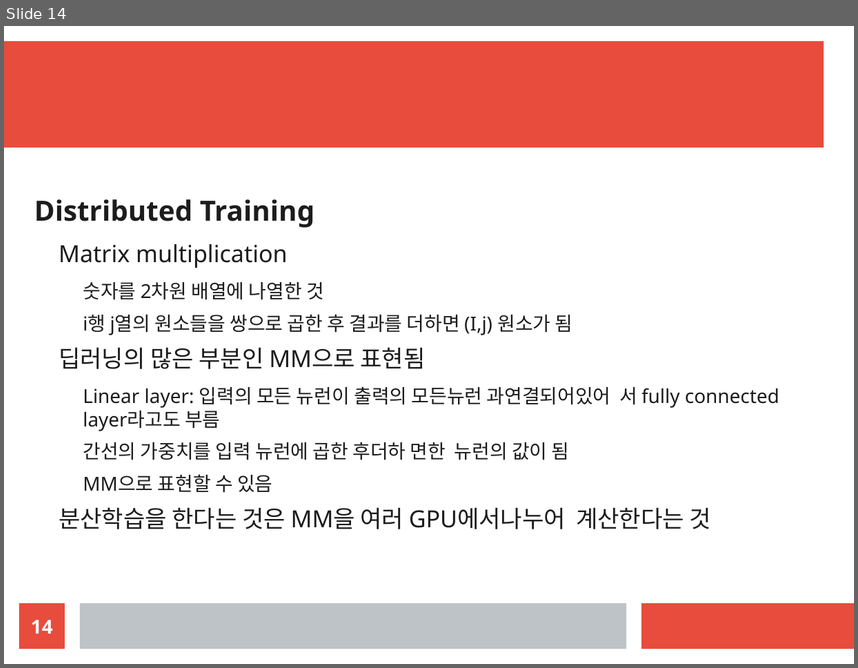
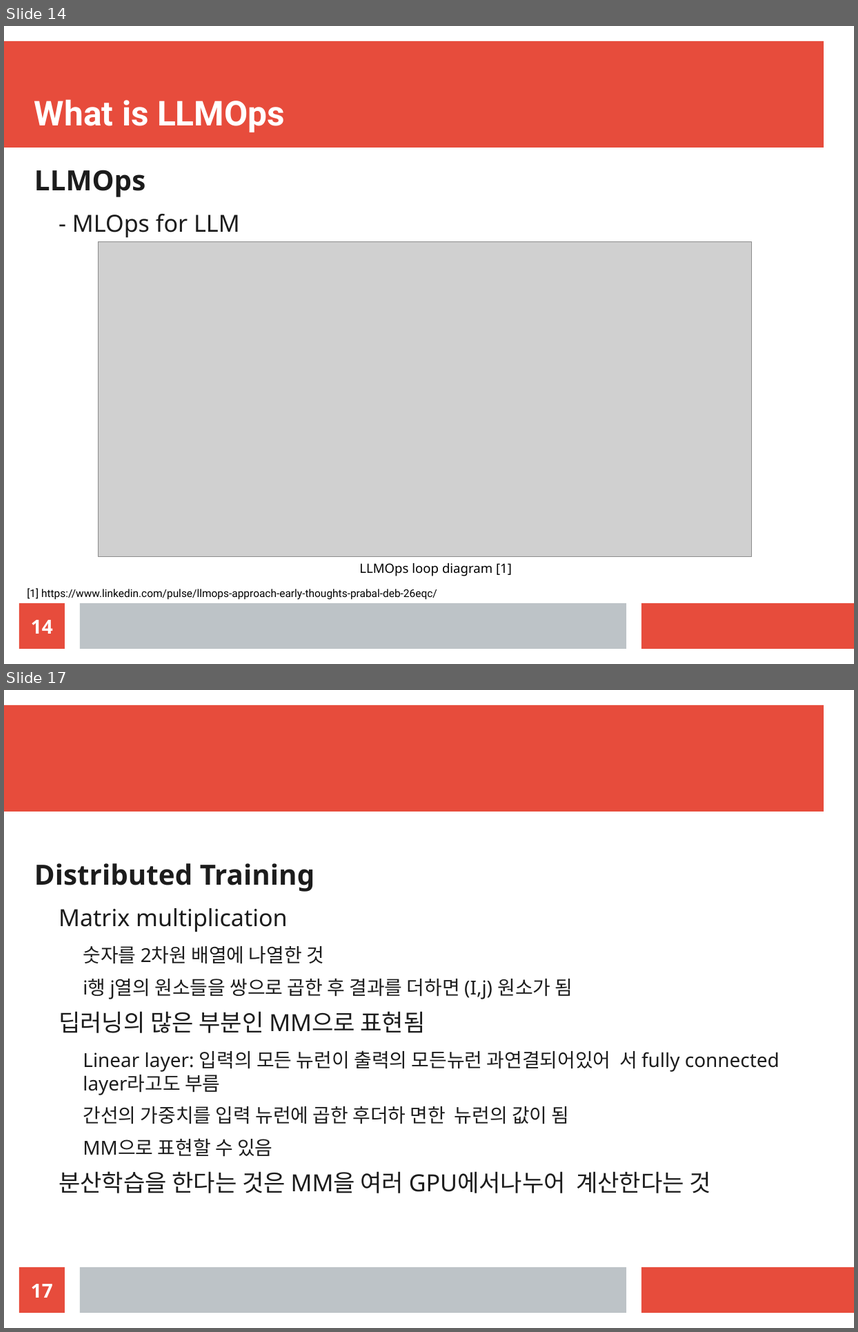
Before and after one commit to gmgu/LLMOps, a slide deck: slide/slide.odp. Shown one above the other, each under a label of ours: slide 14 before the commit, slides 14 and 17 after it; the slides between them are not shown. The pictures are 858x668 and 858x1332 pixels, drawn with LibreOffice and Linux fonts; fonts in the diff are those of the drawing; grey boxes stand for pictures. Boxes give left, top, right and bottom in pixels: in the first picture for what was removed or moved away, otherwise in the second. Text is boxed around its words. In the diff, an @@ line names an element or a change of style, - is before the commit and + after.

```diff
--- a/slide/slide.odp
+++ b/slide/slide.odp
@@ slide 14 added at bbox=[4, 26, 854, 664], background #FFFFFF; not listed: 3 template elements that a slide beside it also shows @@
@@ title added at bbox=[34, 99, 285, 132], 32 pt, text #FFFFFF, bold @@
+What is LLMOps
@@ text added at bbox=[34, 170, 240, 238], 22 pt, text #1C1C1C @@
+LLMOps
+  - MLOps for LLM
@@ picture added at bbox=[98, 242, 752, 556] @@
@@ text added at bbox=[359, 563, 512, 576], 12 pt, text #000000 @@
+LLMOps loop diagram [1]
@@ page number added at bbox=[19, 603, 65, 648], fill #E74C3C, 18 pt, text #FFFFFF, bold @@
+14
@@ text added at bbox=[27, 588, 437, 599], 10 pt, text #000000 @@
+[1] https://www.linkedin.com/pulse/llmops-approach-early-thoughts-prabal-deb-26eqc/
@@ what was slide 14 is now slide 17 @@
@@ page number at bbox=[31, 1283, 53, 1297]: text changed @@
-14
+17
```
Also in this commit, not shown: 4 slides changed, 4 other slides added, 2 slides removed.
